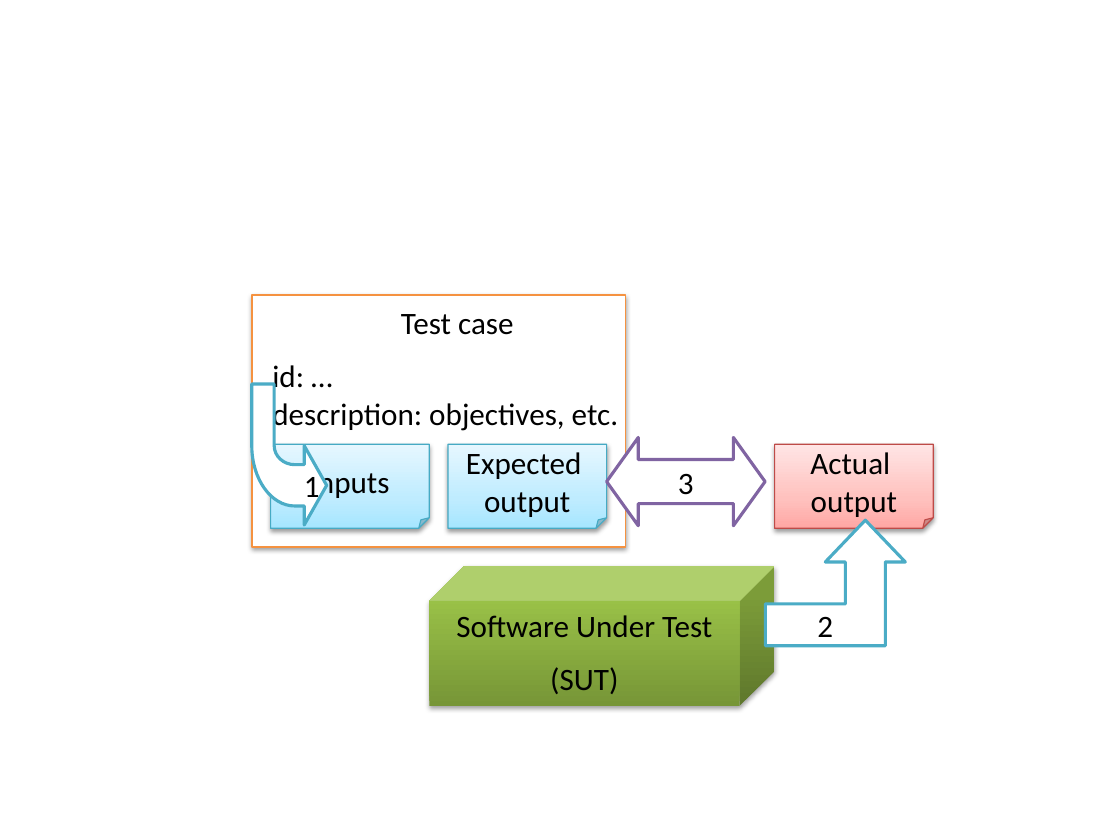
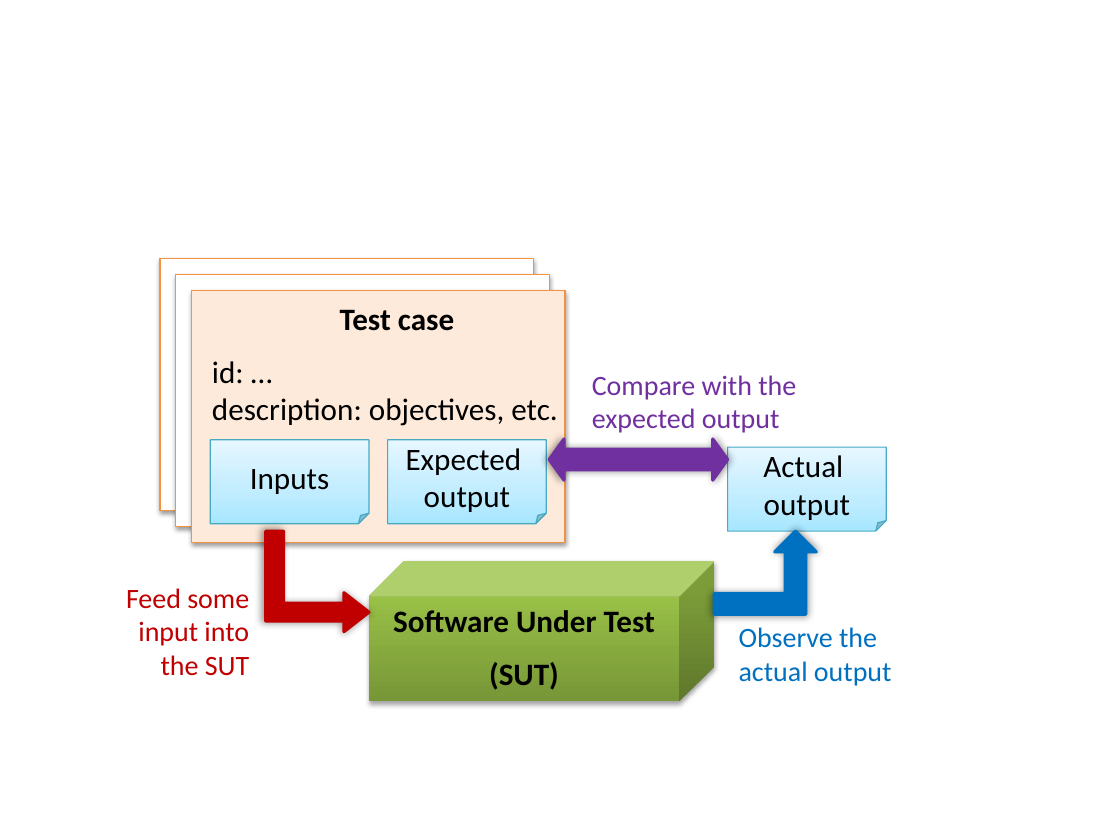
Before and after one commit to se-edu/se-book, a slide deck: slide 1 of diagrams/testing/introduction/what/diagram.pptx. Drawn at 1120x840 pixels with LibreOffice and Linux fonts; fonts in the diff are those of the drawing. Boxes give left, top, right and bottom in pixels: in the first picture for what was removed or moved away, otherwise in the second. Text is boxed around its words. In the diff, an @@ line names an element or a change of style, - is before the commit and + after.

Commit message:
testing/intro: update diagram of test cases

```diff
--- a/diagrams/testing/introduction/what/diagram.pptx
+++ b/diagrams/testing/introduction/what/diagram.pptx
@@ rectangle added at (x1=160, y1=258, x2=533, y2=510), fill #FFFFFF, outline #F69240 0.75 pt @@
@@ rectangle added at (x1=176, y1=274, x2=549, y2=526), fill #FFFFFF, outline #F69240 0.75 pt @@
@@ 2 folded corners, 1 cube, 1 text, 1 rectangle moved together from (x1=252, y1=295, x2=774, y2=706) to (x1=192, y1=290, x2=713, y2=701) @@
@@ rectangle at (x1=192, y1=290, x2=564, y2=542): fill #FFFFFF to #FDEADA @@
@@ text at (x1=340, y1=309, x2=454, y2=331): bold on in "Test case" @@
@@ text added at (x1=592, y1=375, x2=796, y2=433), 18 pt, text #7030A0 @@
+Compare with the expected output
@@ folded corner "Inputs" at (x1=211, y1=440, x2=370, y2=524): shadow off @@
@@ folded corner "Expected output" at (x1=388, y1=440, x2=547, y2=524): shadow off @@
@@ left right arrow resized from (x1=607, y1=438, x2=765, y2=526) to (x1=549, y1=439, x2=727, y2=480) @@
@@ left right arrow at (x1=549, y1=439, x2=727, y2=480): fill #FFFFFF to #7030A0; outline #8064A2 2 pt to #7030A0 2 pt; shadow on @@
@@ folded corner "Actual output" moved from (x1=775, y1=445, x2=934, y2=529) to (x1=728, y1=447, x2=887, y2=531) @@
@@ folded corner "Actual output" at (x1=728, y1=447, x2=887, y2=531): fill gradient #FFA6A5 to #FFC0BF to #FFE7E7 to gradient #A7E6FF to #C1EDFF to #E7F8FF; outline #BF4C48 0.75 pt to #46AAC5 0.75 pt; shadow off @@
@@ text in left right arrow at (x1=678, y1=473, x2=694, y2=495): text removed @@
-3
@@ bent up arrow added at (x1=265, y1=531, x2=368, y2=632), fill #C00000, outline #C00000 2 pt @@
@@ freeform shape removed at (x1=327, y1=525, x2=402, y2=666) @@
-1
@@ bent up arrow added at (x1=715, y1=531, x2=816, y2=614), fill #0070C0, outline #0070C0 2 pt @@
@@ freeform shape removed at (x1=765, y1=520, x2=905, y2=645) @@
-2
@@ cube "Software Under Test" at (x1=368, y1=561, x2=713, y2=701): bold on @@
@@ text added at (x1=126, y1=588, x2=249, y2=676), 18 pt, text #C00000 @@
+Feed some input into the SUT
@@ text added at (x1=739, y1=627, x2=892, y2=686), 18 pt, text #0070C0 @@
+Observe the actual output
```
Also in this commit, not shown: 2 other files.
